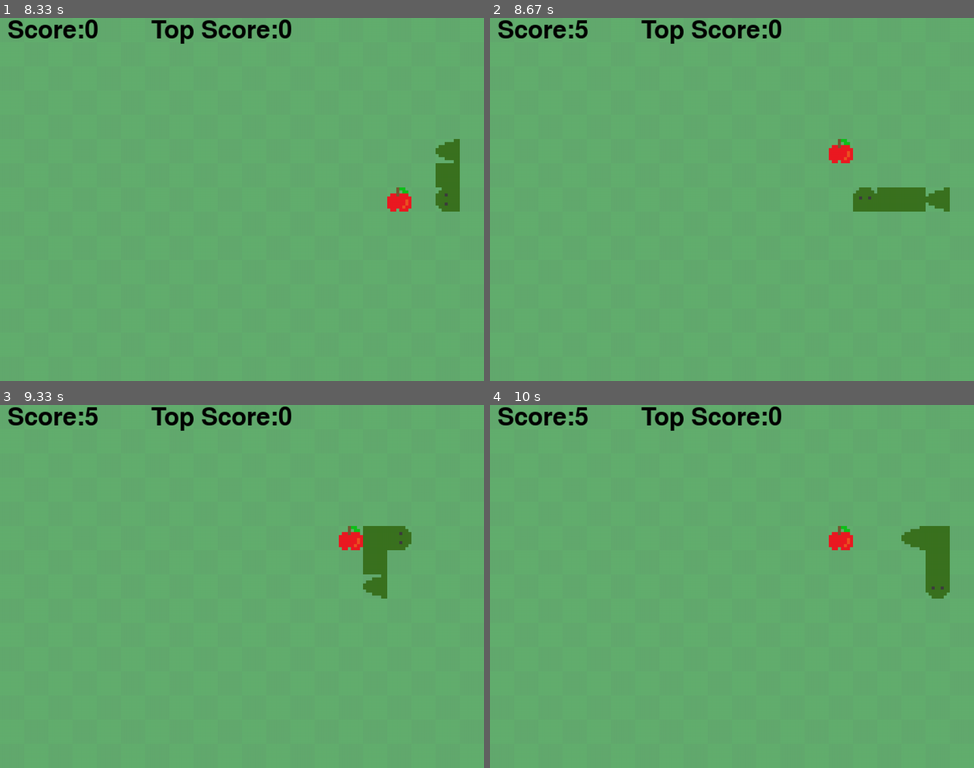
Above: before the commit, frames 1-4 (two rows, left to right).
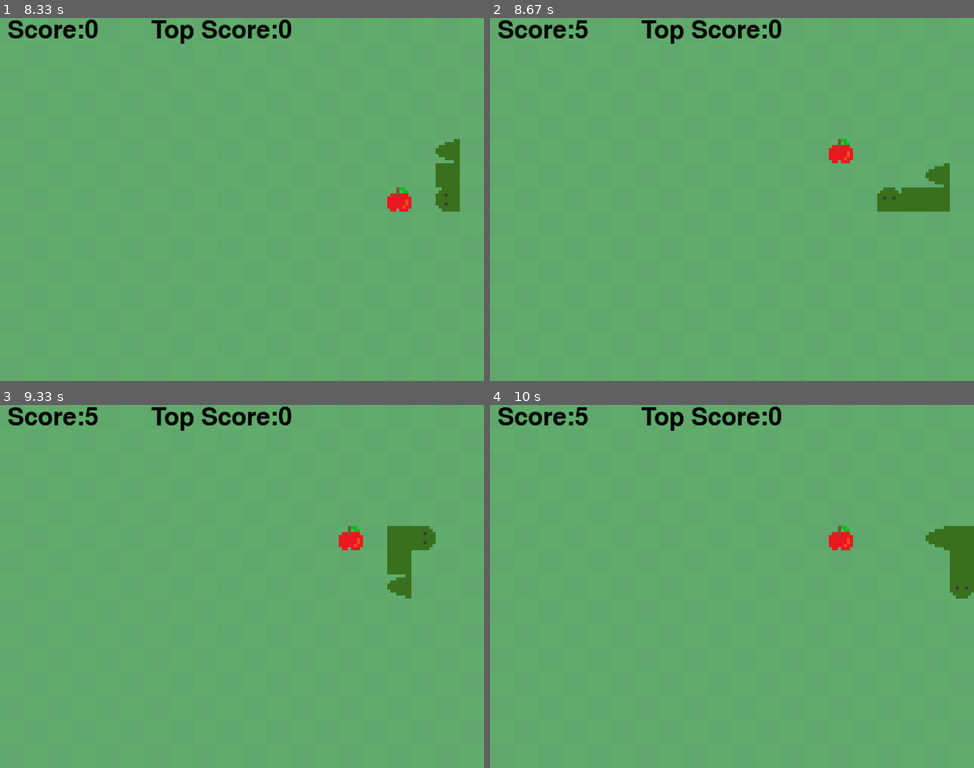
Above: after the commit, the same moments.

Repository: gwaem/pygame_snake
Game: pygame game, started from game.py
The game is run twice, just before and just after one commit, with the same random seed, the same clock (stepped at 60 frames per second) and the same inputs.
Inputs:
- Up to frame 1 (8.33 s): tap Enter at 0.33 s; tap S at 0.67 s; hold Right 1-1.47 s; hold Up 1.5-1.8 s; hold Right 1.83-2.3 s; hold Left 2.33-2.87 s; hold Down 2.9-3.2 s; hold Left 3.23-3.63 s; hold Up 3.67-4.03 s; hold Right 4.07-4.7 s; hold Down 4.73-5.1 s; hold Left 5.13-5.6 s; tap W at 5.63 s; hold Right 5.97-6.43 s; hold Up 6.47-6.77 s; hold Right 6.8-7.27 s; hold Left 7.3-7.83 s; hold Down 7.87-8.17 s; hold Left from 8.2 s (still down)
- Up to frame 2 (8.67 s): release Left at 8.6 s; hold Up from 8.63 s (still down)
- Up to frame 3 (9.33 s): release Up at 9 s; hold Right from 9.03 s (still down)
- Up to frame 4 (10 s): release Right at 9.67 s; hold Down from 9.7 s (still down)

Frame 1 is identical in both runs. In frame 2, 0.7% of the frame differs, in the area x 75-95%, y 40-54%; in frame 3, 1.8%; in frame 4, 2.0%, in the area x 85-100%, y 33-54%.

Commit message:
fix: fix tail self-collision and double movement after eating apple

Diff:
--- a/game.py
+++ b/game.py
@@ -27,10 +27,6 @@
         )
         self.display = pygame.Surface((self.SCREEN_WIDTH, self.SCREEN_HEIGHT))
 
-        # Set up Movement.
-        self.last_move_time = pygame.time.get_ticks()
-        self.movement = [1, 0]
-
         # Set up fonts.
         self.font = pygame.font.SysFont(None, 48)
 
@@ -44,12 +40,10 @@
         # Set up sounds.
         self.pickUpSound = pygame.mixer.Sound("data/sfx/pickup.wav")
 
-        # Set up entities.
-        self.player = PlayerEntity(self)
-        self.apple = FoodEntity(self, "apple", (16, 7))
-
         # Set up tilemap.
         self.tilemap = Tilemap(self, self.TILE_SIZE)
+
+        self.reset_game()
 
         self.top_score = 0
 
@@ -77,11 +71,7 @@
         self.wait_for_player_to_press_key()
 
         while True:
-            self.score = 0
-            self.player = PlayerEntity(self)
-            self.apple = FoodEntity(self, "apple", (16, 7))
-            self.movement = [1, 0]
-            self.last_move_time = pygame.time.get_ticks()
+            self.reset_game()
             while True:
                 self.current_time = pygame.time.get_ticks()
 
@@ -110,24 +100,29 @@
 
                 self.tilemap.render(self.display)
 
-                # Respawn the apple after being eaten
-                if self.apple.pos == self.player.body[0]:
-                    self.player.update(self.movement, grow=True)
-                    self.apple.respawn()
-                    # self.pickUpSound.play()
-                    self.score += 5
-                self.apple.render(self.display)
-
                 # Move the player after a given period.
+                # If the player reaches the apple, grow the snake and respawn the apple.
                 if self.current_time - self.last_move_time >= 200:
                     if self.movement != [0, 0]:
-                        game_over = self.player.update(self.movement)
+                        next_x_pos = self.player.body[0][0] + self.movement[0]
+                        next_y_pos = self.player.body[0][1] + self.movement[1]
+                        next_pos = (next_x_pos, next_y_pos)
+
+                        if next_pos == self.apple.pos:
+                            game_over = self.player.update(self.movement, grow=True)
+                            self.apple.respawn()
+                            # self.pickUpSound.play()
+                            self.score += 5
+                        else:
+                            game_over = self.player.update(self.movement)
 
                         if game_over is True:
                             if self.score > self.top_score:
                                 self.top_score = self.score
                             break
                         self.last_move_time = self.current_time
+
+                self.apple.render(self.display)
                 self.player.render(self.display)
 
                 self.draw_text(f"Score:{self.score}", self.font, self.display, 10, 0)
@@ -183,5 +178,12 @@
                         self.terminate()
                     return
 
+    def reset_game(self):
+        self.score = 0
+        self.player = PlayerEntity(self)
+        self.apple = FoodEntity(self, "apple", (16, 7))
+        self.movement = [1, 0]
+        self.last_move_time = pygame.time.get_ticks()
+
 
 Game().run()
--- a/scripts/entities.py
+++ b/scripts/entities.py
@@ -25,6 +25,11 @@
         """Update the player position."""
         old_body = self.body[:]
 
+        if grow is True:
+            body_to_check = old_body
+        else:
+            body_to_check = old_body[:-1]
+
         new_x_pos = self.body[0][0] + movement[0]
         new_y_pos = self.body[0][1] + movement[1]
         new_head_pos = (new_x_pos, new_y_pos)
@@ -33,7 +38,7 @@
             0 <= new_x_pos <= self.game.TILES_X - 1
             and 0 <= new_y_pos <= self.game.TILES_Y - 1
         ):
-            if new_head_pos not in old_body:
+            if new_head_pos not in body_to_check:
                 self.body[0] = new_head_pos
 
                 if grow is True:
